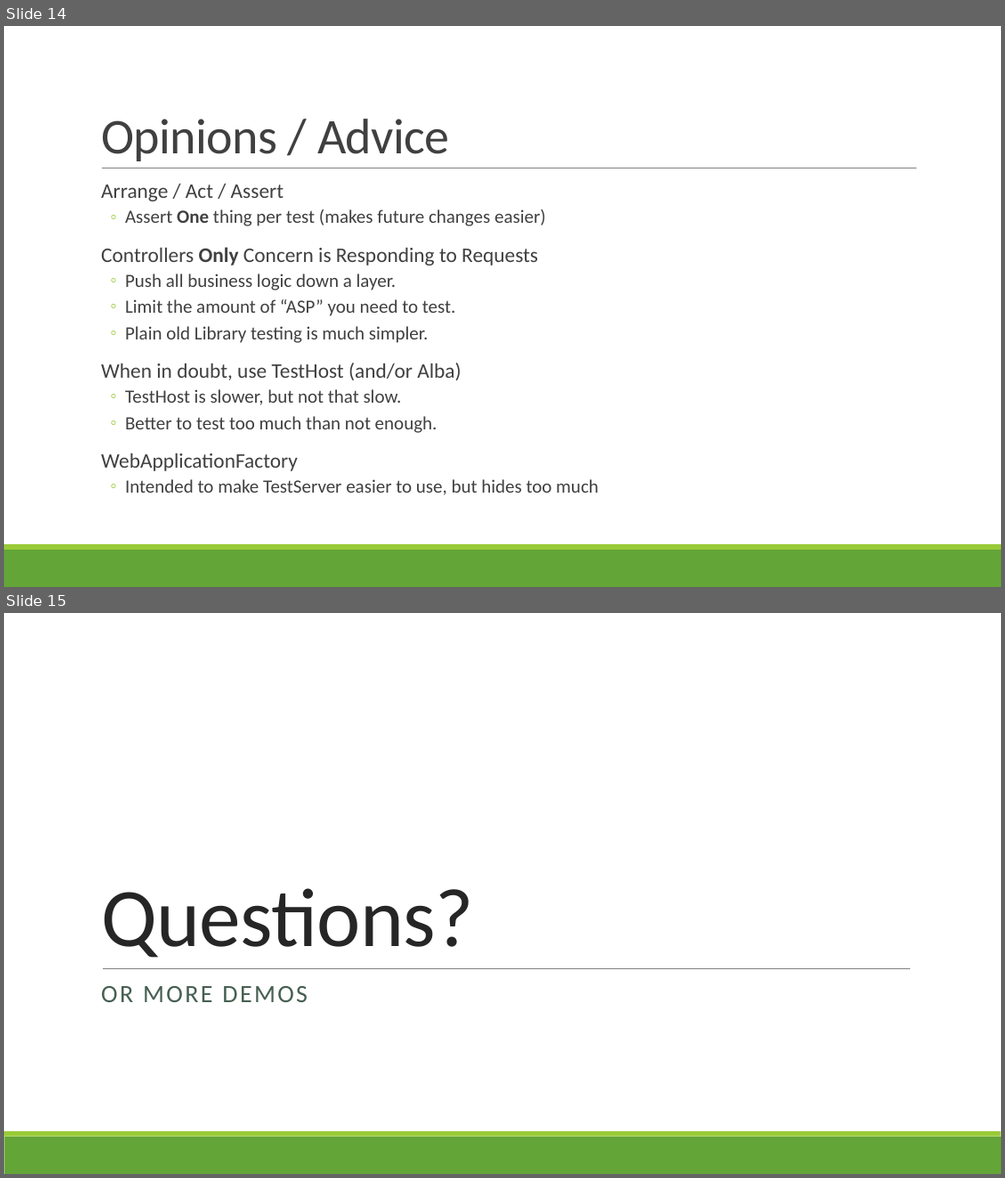
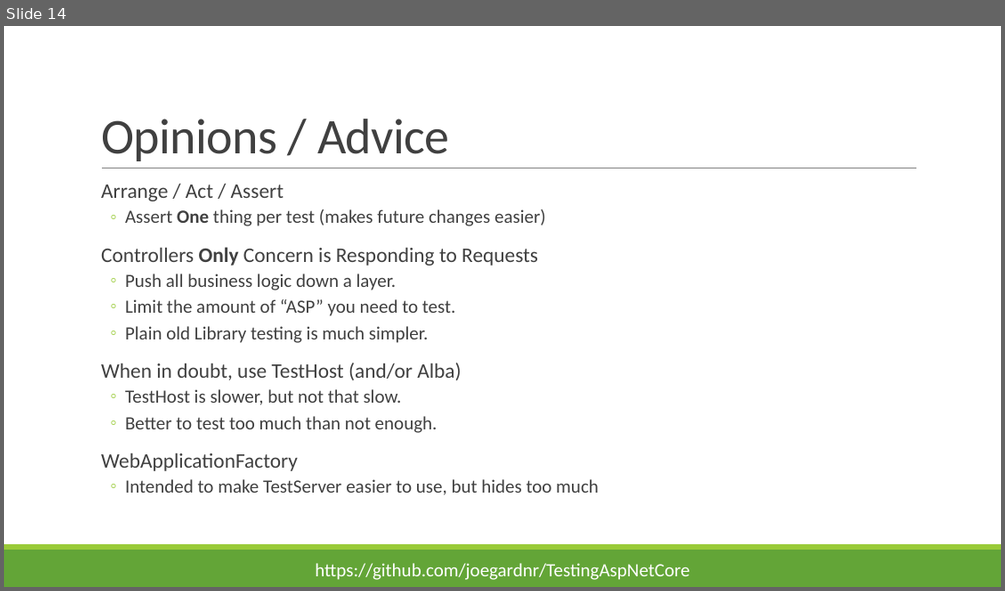
Before and after one commit to joegardnr/TestingAspNetCore, a slide deck: TestingASPNetCore.pptx. Shown one above the other, each under a label of ours: slides 14 and 15 before the commit, slide 14 after it. The pictures are 1005x1178 and 1005x591 pixels, drawn with LibreOffice and Linux fonts; fonts in the diff are those of the drawing. Boxes give left, top, right and bottom in pixels: in the first picture for what was removed or moved away, otherwise in the second. Text is boxed around its words. In the diff, an @@ line names an element or a change of style, - is before the commit and + after.

```diff
--- a/TestingASPNetCore.pptx
+++ b/TestingASPNetCore.pptx
@@ slide 15 removed at (x1=4, y1=613, x2=1001, y2=1174), background #FFFFFF; not listed: 2 template elements that a slide beside it also shows @@
@@ title removed at (x1=101, y1=888, x2=474, y2=957) @@
-Questions?
@@ text removed at (x1=101, y1=986, x2=307, y2=1002) @@
-OR MORE DEMOS
@@ line removed from (103, 968) to (910, 968) @@
@@ slide 14 changed as well @@
@@ text added at (x1=315, y1=563, x2=689, y2=580), 18 pt, text #FFFFFF @@
+https://github.com/joegardnr/TestingAspNetCore
```
Also in this commit, not shown: 15 other slides changed, 4 other files.
